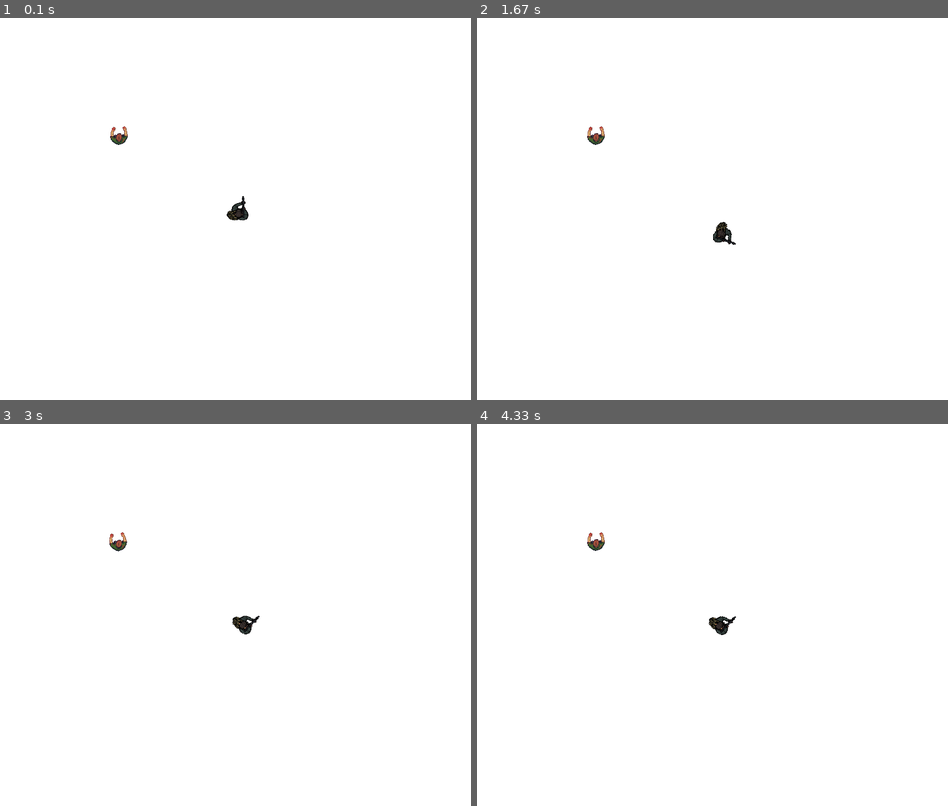
Above: before the commit, frames 1-4 (two rows, left to right).
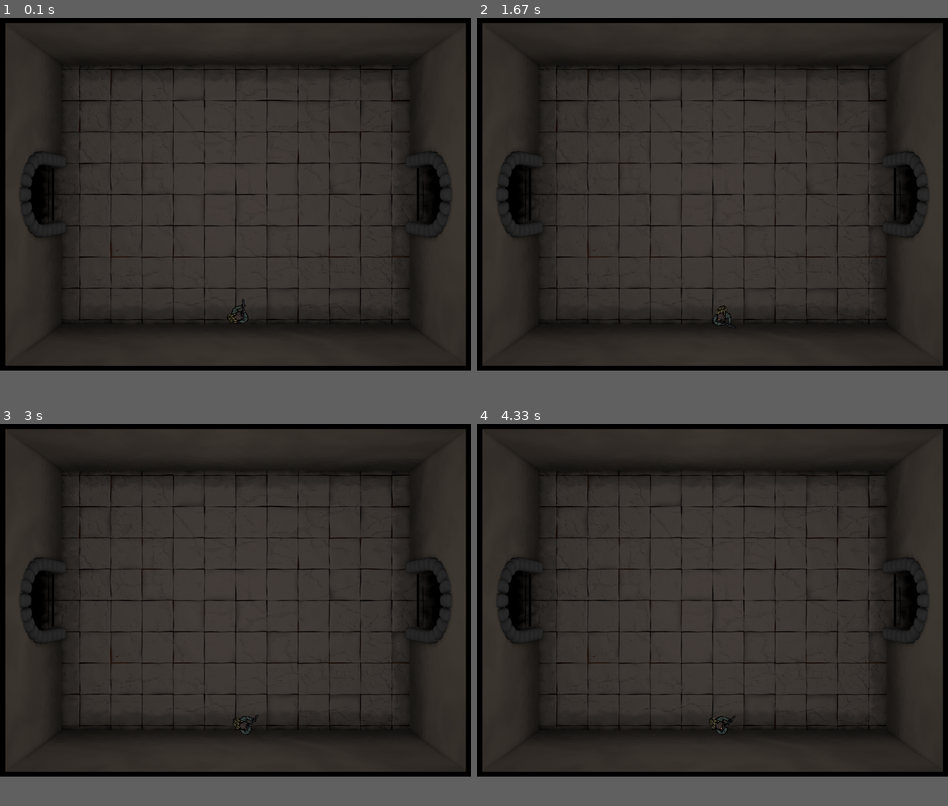
Above: after the commit, the same moments.

Repository: ArtMurMax/PhysTech_Game_project_DooM
Game: pygame game, started from DooM_main.py
Two runs of this game, one before a commit and one after it. Both use one fixed random seed, a clock stepped at 60 frames per second and the inputs below.
Inputs:
- Up to frame 1 (0.1 s): no input
- Up to frame 2 (1.67 s): tap A at 0.33 s; hold Right 0.67-1.13 s; hold D 0.67-1.13 s; hold Right 1.17-1.63 s; hold D 1.17-1.63 s
- Up to frame 3 (3 s): hold Left 1.67-2.2 s; hold A 1.67-2.2 s; hold Left 2.23-2.63 s; hold A 2.23-2.63 s; hold Right from 2.67 s (still down); hold D from 2.67 s (still down)
- Up to frame 4 (4.33 s): release Right at 3.3 s; release D at 3.3 s; tap Space at 3.33 s; hold Left 3.67-4.13 s; hold A 3.67-4.13 s; hold Right from 4.17 s (still down); hold D from 4.17 s (still down)
The window is 800x650 before the commit and 800x600 after it. Grey fills any space a smaller window leaves; there, only what the larger window draws over its background counts as a difference.

The runs differ from the first frame. In frame 1, 92% of the frame differs, in the area x 0-100%, y 0-93%; in frame 2, 92%; in frame 3, 92%; in frame 4, 92%.

Commit message:
Added locations.

Diff:
--- a/DooM_consts.py
+++ b/DooM_consts.py
@@ -1,3 +1,20 @@
 WIDTH = 800
-HEIGHT = 650
+HEIGHT = 600
 FPS = 60
+
+START = ('start', 5)
+PR_LOC = START
+LOCATIONS = {
+    ('start', 5): [-1, ('r1', 5), -1, ('r11', 12)],
+    ('r1', 5): [-1, ('r2', 10), -1, ('start', 5)],
+    ('r2', 10): [-1, -1, ('r3', 6), ('r1', 5)],
+    ('r3', 6): [('r2', 10), -1, ('r4', 6), -1],
+    ('r4', 6): [('r3', 6), -1, ('r5', 13), -1],
+    ('r5', 13): [('r4', 6), -1, -1, ('r6', 5)],
+    ('r6', 5): [-1, ('r5', 13), -1, ('r7', 5)],
+    ('r7', 5): [-1, ('r6', 5), -1, ('r8', 11)],
+    ('r8', 11): [('r9', 6), ('r7', 5), -1, -1],
+    ('r9', 6): [('r10', 6), -1, ('r8', 11), -1],
+    ('r10', 6): [('r11', 12), -1, ('r9', 6), -1],
+    ('r11', 12): [-1, ('start', 5), ('r10', 6), -1]
+}
--- a/DooM_main.py
+++ b/DooM_main.py
@@ -5,7 +5,10 @@
 import os
 from time import time
 from DooM_objects import *
-import random
+
+
+def str(self, angle):
+    self.angle = angle
 
 def str_zombie(self):
     vision, angle = self.check_vision()
@@ -34,7 +37,7 @@
 mobs.append(Enemy('skeleton', Vector(200, 200), 180 * math.pi / 180, player, 100, str_zombie, 16, r_of_vision=300))
 all_sprites.add(mobs[-1]) #Берем последний элемент
 
-
+player.change_location(START, 0)
 
 # Цикл игры
 running = True
@@ -57,7 +60,8 @@
     all_sprites.update()
 
     # Рендеринг
-    screen.fill(WHITE)
+    screen.fill(BLACK)
+    screen.blit(player.BACKGROUND, player.background_rect)
     all_sprites.draw(screen)
     # После отрисовки всего, переворачиваем экран
     pygame.display.flip()
--- a/DooM_objects.py
+++ b/DooM_objects.py
@@ -6,8 +6,13 @@
 import random
 
 WIDTH = 800
-HEIGHT = 650
+HEIGHT = 600
 FPS = 60
+
+TOP = 60
+BOTTOM = 540
+RIGHT = 710
+LEFT = 90
 
 # Задаем цвета
 WHITE = (255, 255, 255)
@@ -30,8 +35,12 @@
 snd_reload = pygame.mixer.Sound(os.path.join(snd_dir, 'shotgun_reload.wav'))
 snd_zombie = pygame.mixer.Sound(os.path.join(snd_dir, 'zombie_attack.wav'))
 
+global all_sprites, mobs, portals, BACKGROUND, background_rect
+
 all_sprites = pygame.sprite.Group()
 mobs = []
+portals = []
+PR_LOC = START
 
 class Vector():
     def __init__(self, x, y):
@@ -117,7 +126,7 @@
         self.rect.centerx += self.velocity.x
         self.rect.centery += self.velocity.y
         # убить, если он заходит за границу экрана
-        if self.rect.bottom < 0 or self.rect.top > HEIGHT or self.rect.right < 0 or self.rect.left > WIDTH:
+        if self.rect.bottom > BOTTOM or self.rect.top < TOP or self.rect.right > RIGHT or self.rect.left < LEFT:
             self.kill()
 
 
@@ -126,7 +135,7 @@
     Общий класс для всех мобов
     angle ∈ [0; 2*pi)
     '''
-    def __init__(self, position, hp, image_number, *, gun_type='', location='surface', velocity=[0 ,0], reload_time=0.4):
+    def __init__(self, position, hp, image_number, *, gun_type='', location='surface', velocity=[0 ,0], reload_time=0.8):
         pygame.sprite.Sprite.__init__(self)
         self.position = position
         self.gun_type = gun_type
@@ -203,19 +212,19 @@
             self.position = self.position + self.velocity
             self.rect.centerx = self.position.x; self.rect.centery = self.position.y
 
-            if self.rect.right > WIDTH:
-                self.rect.right = WIDTH
-            if self.rect.left < 0:
-                self.rect.left = 0
-            if self.rect.bottom > HEIGHT:
-                self.rect.bottom = HEIGHT
-            if self.rect.top < 0:
-                self.rect.top = 0
-
-            animation(self, self.img_move, 1.5, True)
+            if self.rect.right > RIGHT:
+                self.rect.right = RIGHT
+            if self.rect.left < LEFT:
+                self.rect.left = LEFT
+            if self.rect.bottom > BOTTOM:
+                self.rect.bottom = BOTTOM
+            if self.rect.top < TOP:
+                self.rect.top = TOP
+
+            animation(self, self.img_move, 2, True)
             self.shooting = False
         else:
-            animation(self, self.img_idle, 1.5, True)
+            animation(self, self.img_idle, 2, True)
 
 
 
@@ -262,7 +271,14 @@
 class Player(Mob):
     name = 'survivor'
     bullets = pygame.sprite.Group()
-
+    BACKGROUND = locations_imgs[14]
+    background_rect = BACKGROUND.get_rect()
+
+    def check_portal(self):
+        tps = pygame.sprite.spritecollide(self, portals, False)
+        if tps:
+            print(tps[0].pos)
+            self.change_location(LOCATIONS[PR_LOC][tps[0].pos], tps[0].pos)
 
     def update(self):
         self.velocity_rel = Vector(0, 0)
@@ -286,63 +302,62 @@
 
         super().move()
         self.check_bullet(Enemy.bullets)
+        self.check_portal()
+
+    def change_location(self, new_loc, portal):
+        '''Функция, осуществляющая смену локации.'''
+
+        global PR_LOC, portals, all_sprites
+
+        portals = []
+        for sprt in all_sprites:
+            if sprt != self:
+                sprt.kill()
+
+        if portal == 0:
+            self.rect.centerx, self.rect.centery = self.rect.centerx, 500
+            self.position.x, self.position.y = self.rect.centerx, 500
+        elif portal == 1:
+            self.rect.centerx, self.rect.centery = 130, self.rect.centery
+            self.position.x, self.position.y = 130, self.rect.centery
+        elif portal == 2:
+            self.rect.centerx, self.rect.centery = self.rect.centerx, 100
+            self.position.x, self.position.y =self.rect.centerx, 100
+        else:
+            self.rect.centerx, self.rect.centery = 670, self.rect.centery
+            self.position.x, self.position.y = 670, self.rect.centery
+        print(new_loc)
+        print(new_loc[1])
+        self.BACKGROUND = locations_imgs[new_loc[1]]
+        self.background_rect = self.BACKGROUND.get_rect()
+        PR_LOC = new_loc
+        # TODO добавление объектов в локации new_loc
+        for i in range(4):
+            if LOCATIONS[new_loc][i] != -1:
+                portals.append(Portal(i, LOCATIONS[new_loc][i]))
+                all_sprites.add(portals[-1])
 
 
 class Portal(pygame.sprite.Sprite):
 
-    def __init__(self, points, *, thickness=2, location='surface'):
+    def __init__(self, pos, way, *, lenth=90, thickness=4):
         pygame.sprite.Sprite.__init__(self)
-        if points[0][0] == points[1][0]:
-            self.image = pygame.Surface((thickness, abs(points[0][1] - points[1][1]) // 2))
+        self.pos = pos
+        if pos == 0:
+            self.image = pygame.Surface((lenth, thickness))
             self.rect = self.image.get_rect()
-            self.rect.center = (center.x, center.y)
+            self.rect.center = (400, 60)
+        elif pos == 2:
+            self.image = pygame.Surface((lenth, thickness))
+            self.rect = self.image.get_rect()
+            self.rect.center = (400, 540)
+        elif pos == 1:
+            self.image = pygame.Surface((thickness, lenth))
+            self.rect = self.image.get_rect()
+            self.rect.center = (710, 300)
         else:
-            self.image = pygame.Surface((abs(points[0][0] - points[1][0]) // 2, thickness))
+            self.image = pygame.Surface((thickness, lenth))
             self.rect = self.image.get_rect()
-            self.rect.center = (abs(points[0][0] + points[1][0]) // 2, abs(points[0][1] + points[1][1]) // 2)
-
-
-class Location:
-    """Класс локации (комнаты).
-            Это - сцена для объектов всей игры,
-            вне локаций - зона уничтожения объектов."""
-
-    LOCATIONS = dict()  # двухсторонний граф связей всех локаций, словарь вида
-    # LOCATIONS = {
-    #   локация: {
-    #           название соседней локации: [вершины, задающие переход между локациями]
-    #           }
-    # }
-
-
-    def __init__(self, *, coords=None, color=None, image=None, max_velocity=[100, 100], owners=dict()):
-        if coords is None:
-            raise TypeError
-        self.coords = coords
-        if id is not None:
-            self.id = id
-        else:
-            self.color = color if color is not None else choice(['grey', 'white', 'orange', 'brown'])
-            self.id = canv.create_polygon(coords, fill=self.color)
-        self.max_vel = max_velocity
-        LOCATIONS[self] = owners
-        for loc in owners:
-            LOCATIONS[loc][self] = owners[loc]
-        # self.walls =
-        # self.doors =
-        # self.guests =
-
-    def is_included(self, object):
-        """Артибут проверки того,
-        что локация содержит данный объект."""
-        return False
-
-    def was_changed(self, object):
-        """Атрибут проверки того,
-        что данный объект изменил свою локацию после движения."""
-        return object.l
-
-    def is_connected(self, location):
-        """Атрибут проверки того,
-        что две локации соединены переходом."""
-        return False
+            self.rect.center = (90, 300)
+        #self.image.fill(YELLOW)
+        self.way = way
